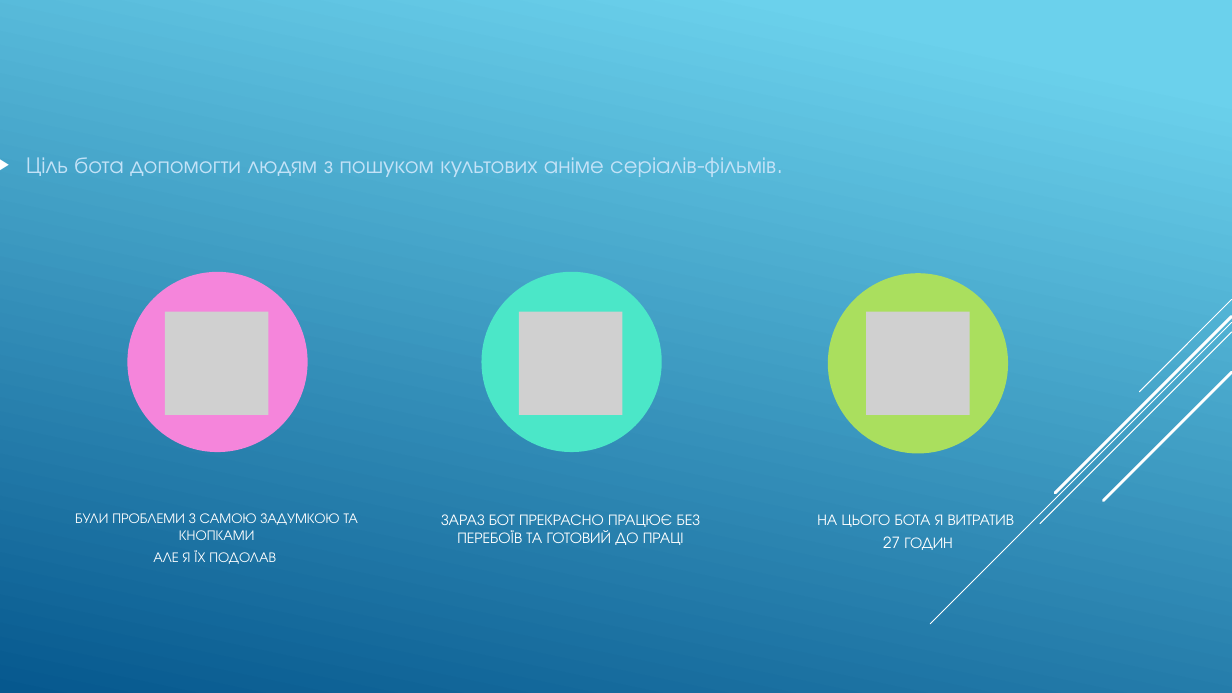
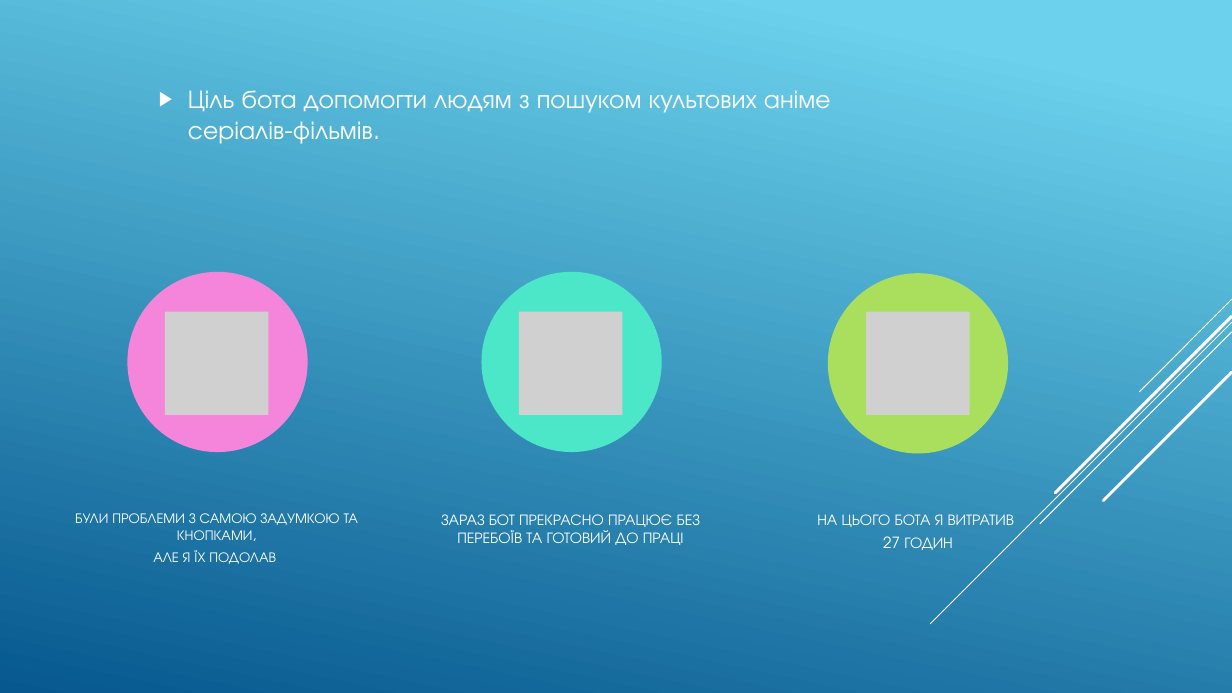
Before and after one commit to KostyaGoodAlive/python, a slide deck: slide 4 of Презентация1.pptx. Drawn at 1232x693 pixels with LibreOffice and Linux fonts; fonts in the diff are those of the drawing; grey boxes stand for pictures. Boxes give left, top, right and bottom in pixels: in the first picture for what was removed or moved away, otherwise in the second. Text is boxed around its words. In the diff, an @@ line names an element or a change of style, - is before the commit and + after.

```diff
--- a/Презентация1.pptx
+++ b/Презентация1.pptx
@@ text "Ціль бота допомогти людям з ...": place and size @@
-text "Ціль бота допомогти людям з ..." at (26, 157, 776, 177)
+text "Ціль бота допомогти людям з ..." at (188, 90, 831, 144)
@@ text "Ціль бота допомогти людям з ..." at (188, 90, 831, 144): size 18 to 20 pt, text colour #C3E2F7 to #FFFFFF @@
@@ text at (75, 513, 358, 540): text changed @@
-БУЛИ ПРОБЛЕМИ З САМОЮ ЗАДУМКОЮ ТА КНОПКАМИ
+БУЛИ ПРОБЛЕМИ З САМОЮ ЗАДУМКОЮ ТА КНОПКАМИ,
```
Also in this commit, not shown: 2 other slides changed, 1 slide added, 10 other files.
